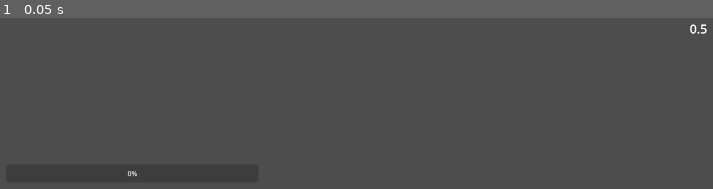
Above: before the commit, frame 1.
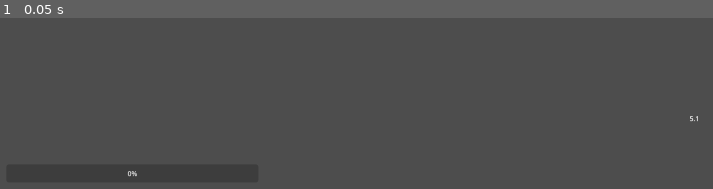
Above: after the commit, the same moment.

Repository: bradlycarpenter/Project-H-Phase-2
Game: Godot game, scene res://local_assets/ui/hud/scene/player_hud.tscn
Same seed, same stepped clock (60 frames per second), same inputs: the game is played once before the commit and once after it. This scene is started directly instead of the project's main scene.
Inputs:
- Up to frame 1 (0.05 s): no input

The runs differ from the first frame. In frame 1, less than 0.1% of the frame differs, in the area x 96-100%, y 3-61%.

Commit message:
update/load-stats

Diff:
--- a/local_assets/actors/items/damage_up.tres
+++ b/local_assets/actors/items/damage_up.tres
@@ -10,7 +10,7 @@
 name = "Damage Up"
 description = "Increases User's base damage"
 stat_boost = {
-"damage": 5.0
+"damage": 5.1
 }
 tier = "Uncommon"
 tierColor = ExtResource("3_dhygd")
--- a/local_assets/ui/hud/scene/player_hud.gd
+++ b/local_assets/ui/hud/scene/player_hud.gd
@@ -1,13 +1,21 @@
 extends Control
 
-@onready var stats_dmg: RichTextLabel = $MarginContainer/stats_dmg
-
+@onready var stats_dmg: Label = $MarginContainer/stats_dmg
 
 # Called when the node enters the scene tree for the first time.
 func _ready() -> void:
-	stats_dmg.text = "0.5"
+	#var stats = FileAccess.open("res://local_assets/actors/items/damage_up.tres", FileAccess.READ)
+	#var dmg_stats = stats.get_as_text()
+	#stats_dmg.text = dmg_stats
+	#var stats = load("res://local_assets/actors/items/damage_up.tres")
+	#var name = stats.stat_boost.damage
+	#stats_dmg.text = str(name)
+	pass
 
 
 # Called every frame. 'delta' is the elapsed time since the previous frame.
 func _process(delta: float) -> void:
+	var stats = load("res://local_assets/actors/items/damage_up.tres")
+	var name = stats.stat_boost.damage
+	stats_dmg.text = str(name)
 	pass
--- a/local_assets/ui/hud/scene/player_hud.tscn
+++ b/local_assets/ui/hud/scene/player_hud.tscn
@@ -30,15 +30,11 @@
 grow_horizontal = 0
 grow_vertical = 0
 
-[node name="stats_dmg" type="RichTextLabel" parent="MarginContainer"]
-layout_mode = 2
-theme_override_font_sizes/normal_font_size = 30
-text = "Test
-
-"
-scroll_active = false
-
 [node name="VBoxContainer" type="VBoxContainer" parent="MarginContainer"]
 layout_mode = 2
 theme_override_constants/separation = 50
 alignment = 1
+
+[node name="stats_dmg" type="Label" parent="MarginContainer"]
+layout_mode = 2
+text = "Test"
